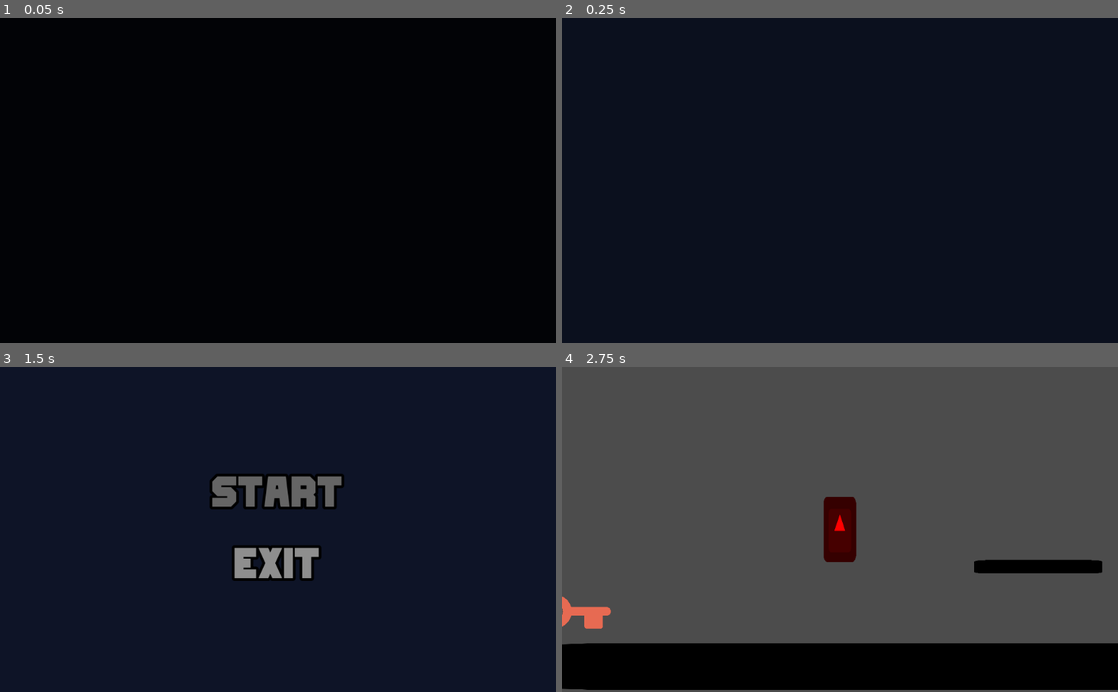
Above: before the commit, frames 1-4 (two rows, left to right).
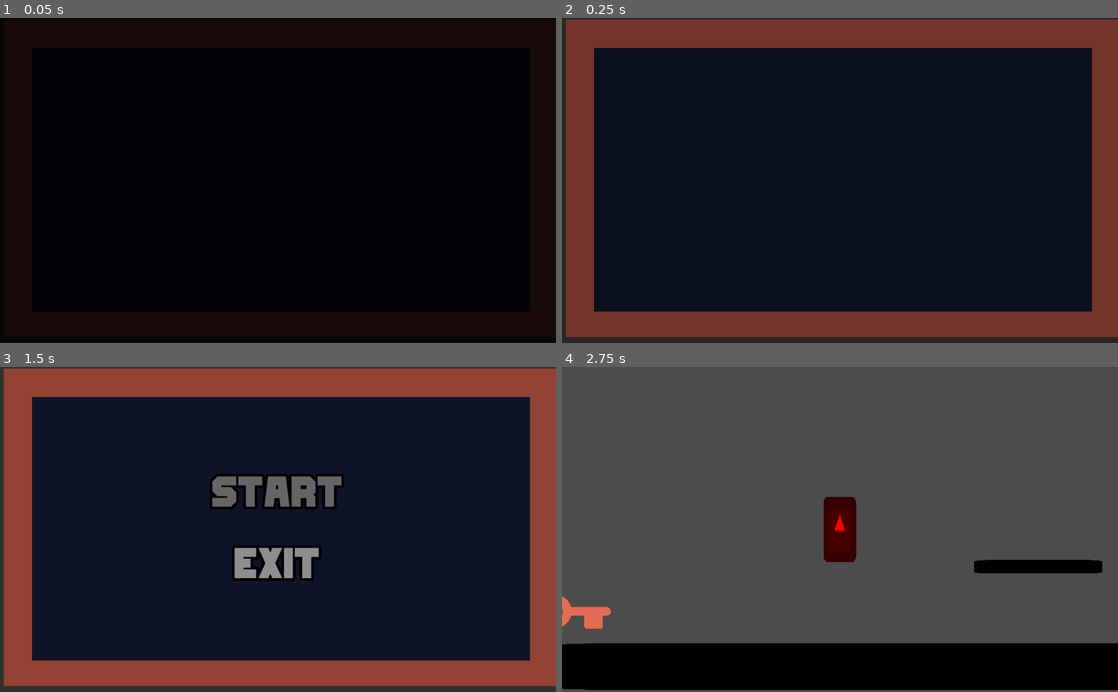
Above: after the commit, the same moments.

Repository: btzr-io/gwj-25
Game: Godot game, scene res://scenes/main_screen.tscn
Two runs of this game, one before a commit and one after it. Both use one fixed random seed, a clock stepped at 60 frames per second and the inputs below. The engine's default icon, where the game draws it, is replaced by a stand-in: a white triangle on a blue panel in a dark square.
Inputs:
- Up to frame 1 (0.05 s): no input
- Up to frame 2 (0.25 s): no input
- Up to frame 3 (1.5 s): hold Right (player_move_right) 0.53-1.25 s; tap Up (player_jump) at 0.77 s; click "start" at 1.25 s
- Up to frame 4 (2.75 s): hold Right (player_move_right) from 2.03 s (still down); tap Up (player_jump) at 2.27 s

The runs differ from the first frame. In frame 2, 28% of the frame differs, in the area x 0-100%, y 0-100%; in frame 3, 28%; in frame 4, nothing differs.

Commit message:
:art: main scene background

Diff:
--- a/scenes/main_screen.tscn
+++ b/scenes/main_screen.tscn
@@ -3,7 +3,6 @@
 [ext_resource path="res://scripts/main_screen.gd" type="Script" id=1]
 [ext_resource path="res://assets/fonts/inlanders_demo.otf" type="DynamicFontData" id=2]
 [ext_resource path="res://assets/images/world.png" type="Texture" id=3]
-
 
 [sub_resource type="Animation" id=1]
 resource_name = "fade_in"
@@ -77,8 +76,8 @@
 starting_level_link = "res://scenes/world.tscn"
 
 [node name="background" type="Sprite" parent="."]
-position = Vector2( -128.521, -77.747 )
-scale = Vector2( 1, 1.05509 )
+position = Vector2( 7.479, 3.253 )
+scale = Vector2( 0.795312, 0.813423 )
 texture = ExtResource( 3 )
 centered = false
 
@@ -150,7 +149,7 @@
 }
 
 [node name="fade" type="Sprite" parent="."]
-modulate = Color( 0, 0, 0, 0 )
+modulate = Color( 0, 0, 0, 1 )
 position = Vector2( 535.355, 309.083 )
 texture = ExtResource( 3 )
 __meta__ = {
